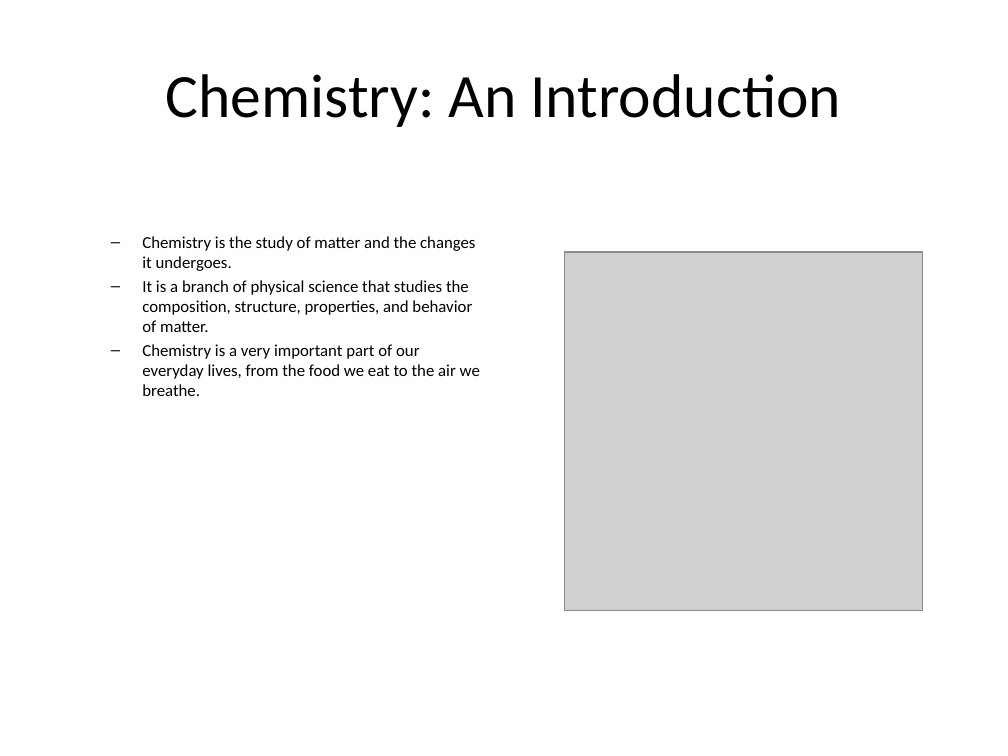
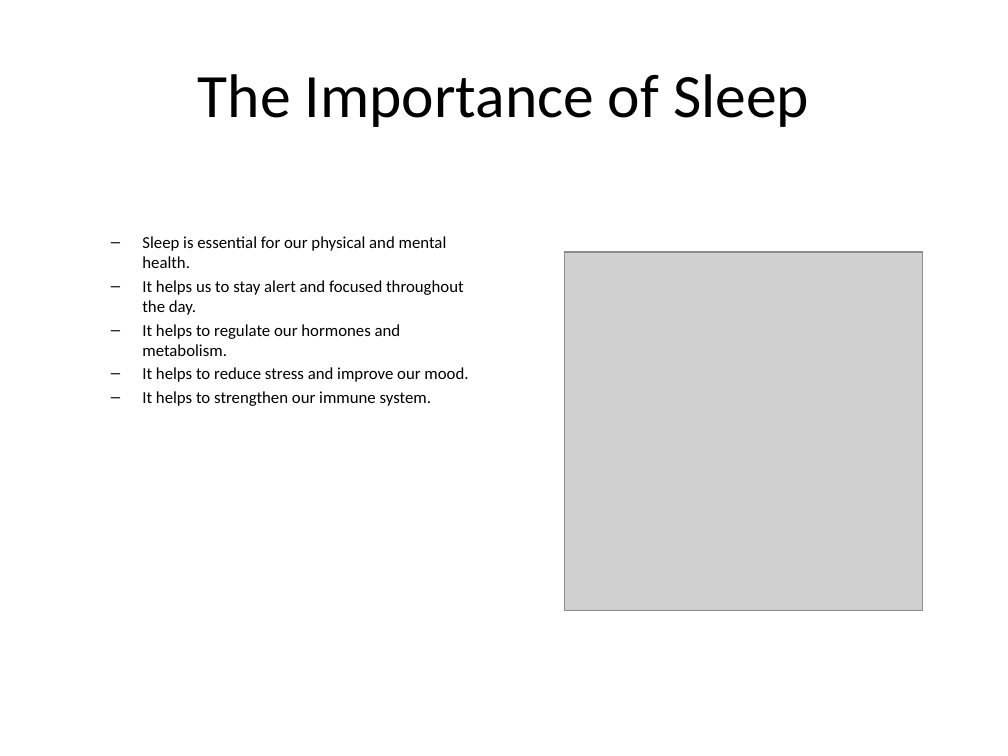
Before and after one commit to rbhagat518/slides-ai, a slide deck: slide 1 of public/slides/output.pptx. Drawn at 1008x756 pixels with LibreOffice and Linux fonts; fonts in the diff are those of the drawing; grey boxes stand for pictures. Boxes give left, top, right and bottom in pixels: in the first picture for what was removed or moved away, otherwise in the second. Text is boxed around its words. In the diff, an @@ line names an element or a change of style, - is before the commit and + after.

```diff
--- a/public/slides/output.pptx
+++ b/public/slides/output.pptx
@@ title at (198,74,809,127): text changed @@
-Chemistry: An Introduction
+The Importance of Sleep
@@ text at (142,236,468,406): text changed @@
-  – Chemistry is the study of matter and the changes it undergoes.
-  – It is a branch of physical science that studies the composition, structure, properties, and behavior of matter.
-  – Chemistry is a very important part of our everyday lives, from the food we eat to the air we breathe.
+  – Sleep is essential for our physical and mental health.
+  – It helps us to stay alert and focused throughout the day.
+  – It helps to regulate our hormones and metabolism.
+  – It helps to reduce stress and improve our mood.
+  – It helps to strengthen our immune system.
```
Also in this commit, not shown: 4 slides added, 4 slides removed, 6 other files.
